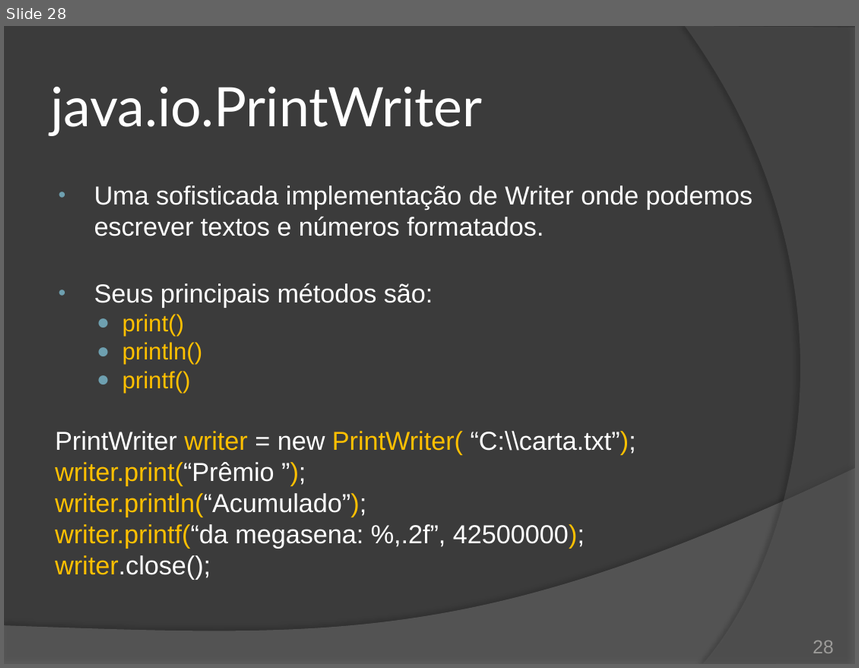
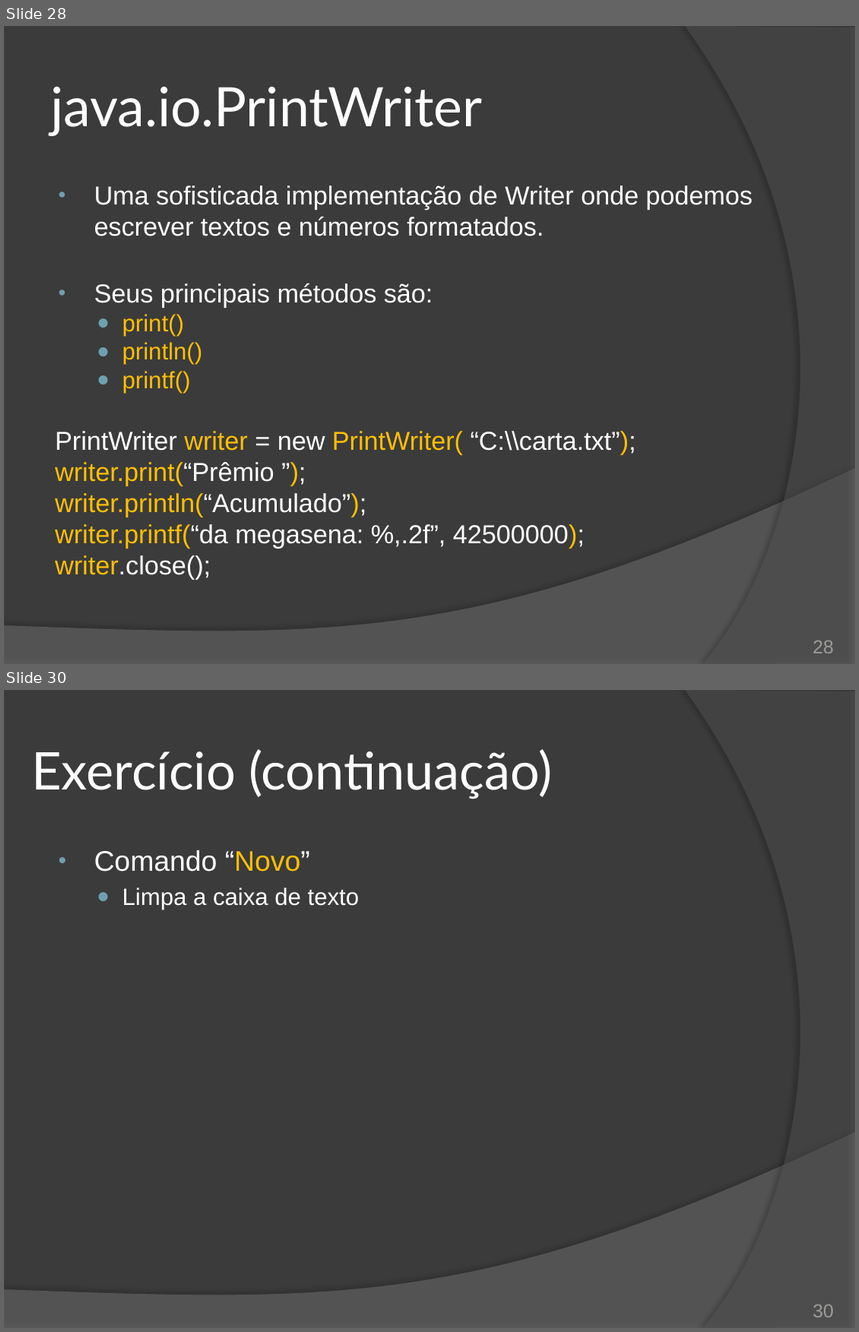
Before and after one commit to duchesqui/slzvieira-training, a slide deck: 2-Java-Programmer-Modulo-II/18.Capitulo10.pptx. Shown one above the other, each under a label of ours: slide 28 before the commit, slides 28 and 30 after it; the slides between them are not shown. The pictures are 859x668 and 859x1332 pixels, drawn with LibreOffice and Linux fonts; fonts in the diff are those of the drawing. Boxes give left, top, right and bottom in pixels: in the first picture for what was removed or moved away, otherwise in the second. Text is boxed around its words. In the diff, an @@ line names an element or a change of style, - is before the commit and + after.

Commit message:
Capítulo 10: Exercício do editor de texto.

```diff
--- a/2-Java-Programmer-Modulo-II/18.Capitulo10.pptx
+++ b/2-Java-Programmer-Modulo-II/18.Capitulo10.pptx
@@ slide 30 added at (4,690,855,1328), background #3B3B3B; not listed: 2 template elements that a slide beside it also shows @@
@@ title added at (31,749,552,799), 44 pt, text #FFFFFF @@
+Exercício (continuação)
@@ text added at (94,850,359,910), 20 pt, text #FFFFFF @@
+• Comando “Novo”
+  ● Limpa a caixa de texto
@@ page number added at (813,1305,834,1318), 16 pt, text #9D9B9A @@
+30
```
Also in this commit, not shown: 1 slide changed, 5 other slides added, 1 slide removed, 4 other files.
